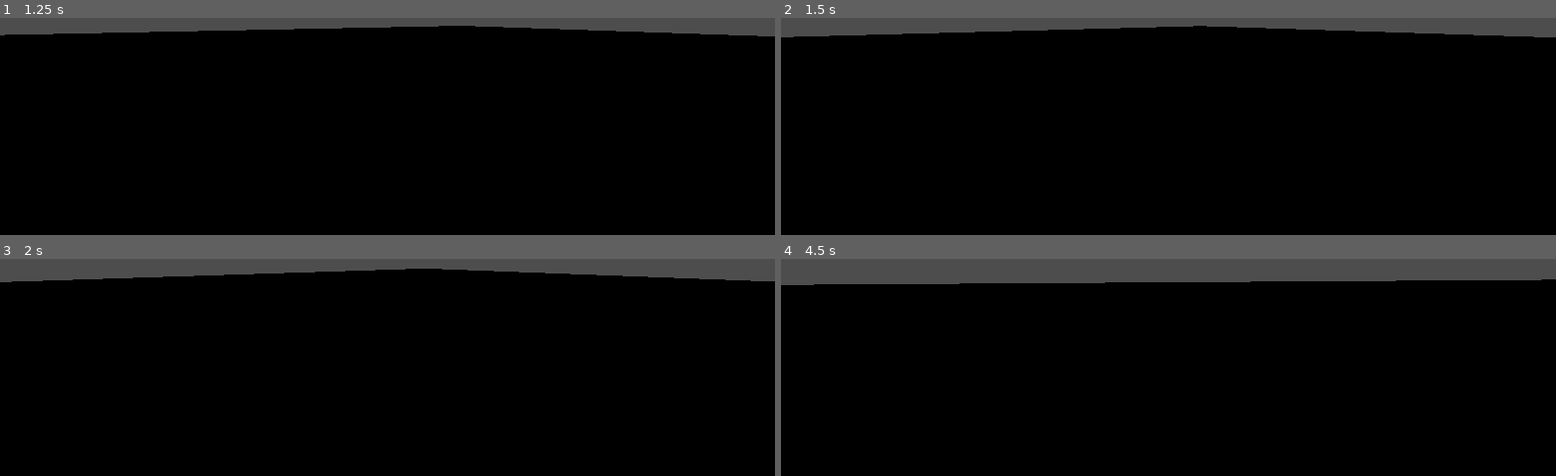
Above: before the commit, frames 1-4 (two rows, left to right).
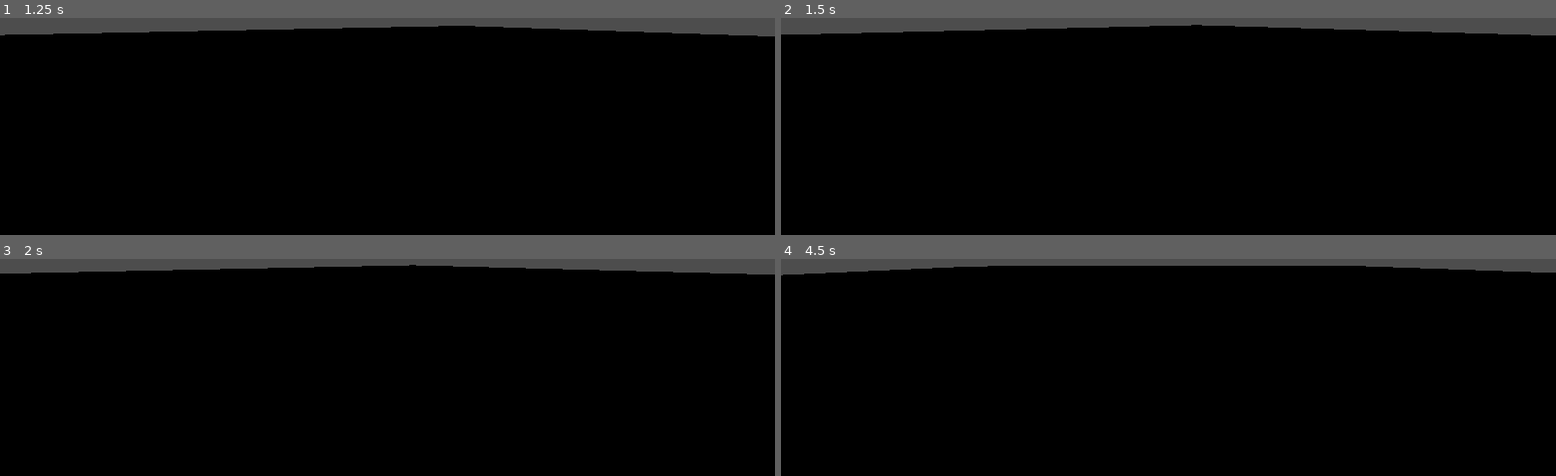
Above: after the commit, the same moments.

Repository: Yomuri/yaoi_yuri_game
Game: Godot game, scene res://game.tscn
Same seed, same stepped clock (60 frames per second), same inputs: the game is played once before the commit and once after it.
Inputs:
- Up to frame 1 (1.25 s): tap Enter at 0.5 s; hold D (Right) from 0.53 s (still down)
- Up to frame 2 (1.5 s): release D (Right) at 1.28 s; hold S (Backward) from 1.28 s (still down)
- Up to frame 3 (2 s): keep holding S (Backward)
- Up to frame 4 (4.5 s): release S (Backward) at 2.03 s; hold D (Right) 2.03-2.78 s; hold W (Forward) 2.78-3.53 s; hold A (Left) from 3.53 s (still down)

Frame 1 is identical in both runs. In frame 2, 0.7% of the frame differs, in the area x 0-100%, y 3-9%; in frame 3, 2.5%; in frame 4, 6.6%, in the area x 0-100%, y 3-13%.

Commit message:
Fixed inverted forward movement

Diff:
--- a/Player/Player.gd
+++ b/Player/Player.gd
@@ -5,7 +5,7 @@
 @export var rotate_speed : float = 3.0
 
 func _physics_process(delta: float) -> void:
-	var z_movement : float = Input.get_action_strength("Backward") - Input.get_action_strength("Forward")
+	var z_movement : float = Input.get_action_strength("Forward") - Input.get_action_strength("Backward")
 	var rotate : float = Input.get_action_strength("Left") - Input.get_action_strength("Right")
 	rotation.y += rotate * rotate_speed * delta
 	var direction : Vector3 = Vector3.FORWARD.rotated(Vector3.UP, rotation.y)
